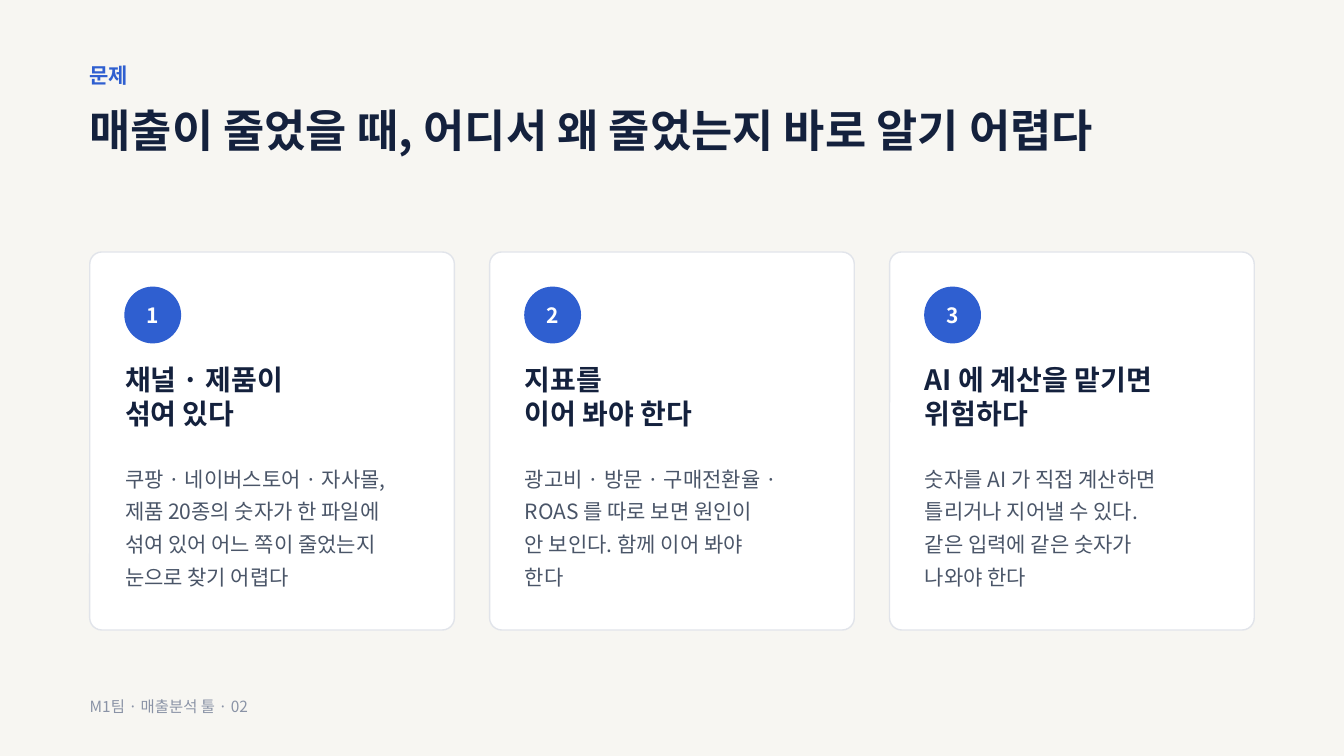
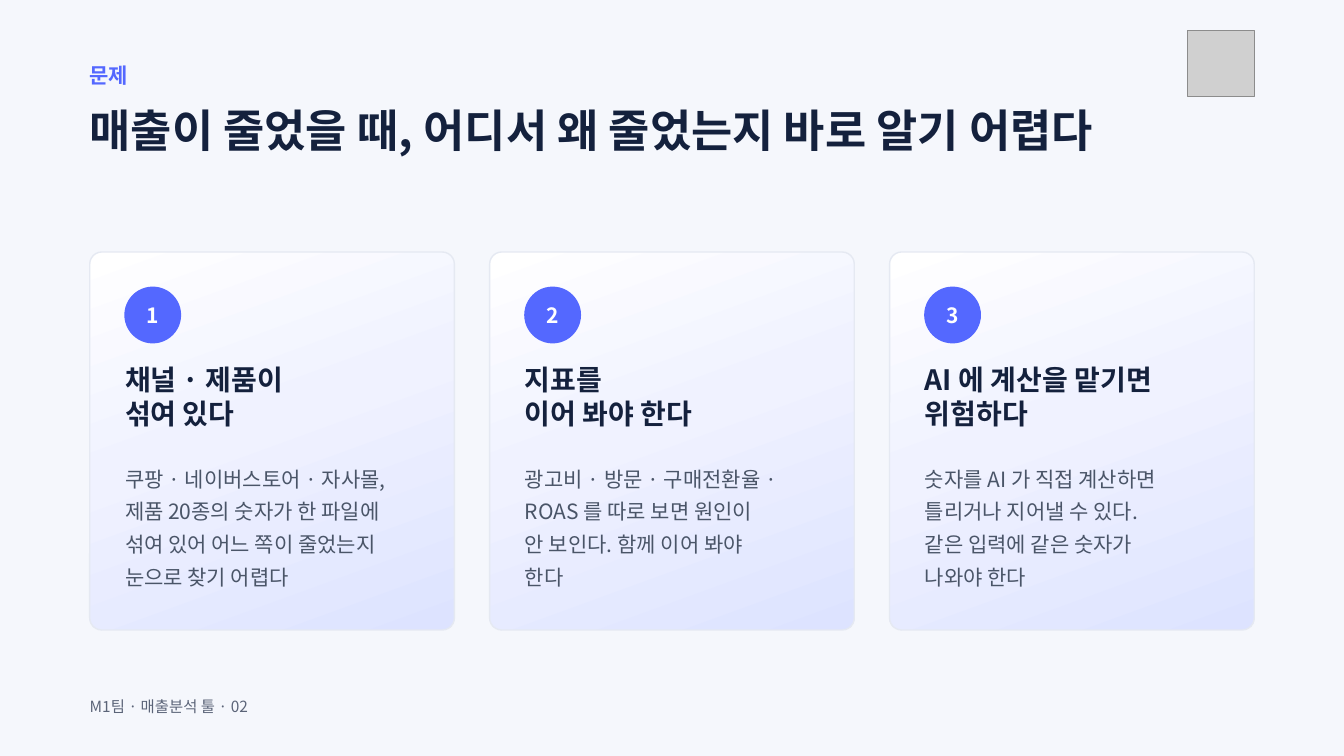
Before and after one commit to ctaleez51-art/sales-analysis, a slide deck: slide 2 of docs/presentation/M1_presentation_draft_v0.1.pptx. Drawn at 1344x756 pixels with LibreOffice and Linux fonts; fonts in the diff are those of the drawing; grey boxes stand for pictures. Boxes give left, top, right and bottom in pixels: in the first picture for what was removed or moved away, otherwise in the second. Text is boxed around its words. In the diff, an @@ line names an element or a change of style, - is before the commit and + after.

```diff
--- a/docs/presentation/M1_presentation_draft_v0.1.pptx
+++ b/docs/presentation/M1_presentation_draft_v0.1.pptx
@@ background #F7F6F2 to #F5F7FC @@
@@ picture added at bbox=[1188, 30, 1254, 97] @@
@@ text "문제" at bbox=[90, 65, 129, 85]: text colour #2F5FD0 to #5468FF @@
@@ fill #FFFFFF to gradient #FFFFFF to #F0F2FF to #DDE3FF; outline #E1E4EA 1 pt to #E5E9F2 1 pt in 3 elements at bbox=[90, 252, 455, 630], bbox=[490, 252, 855, 630], bbox=[890, 252, 1255, 630] @@
@@ fill #2F5FD0 to #5468FF; outline #2F5FD0 1 pt to #5468FF 1 pt in 3 elements at bbox=[125, 287, 180, 343], bbox=[525, 287, 581, 343], bbox=[926, 287, 981, 343] @@
@@ text "M1팀 · 매출분석 툴 · ..." at bbox=[90, 699, 248, 713]: text colour #8A93A6 to #5B6478 @@
```
Also in this commit, not shown: 13 other slides changed, 3 other files.
